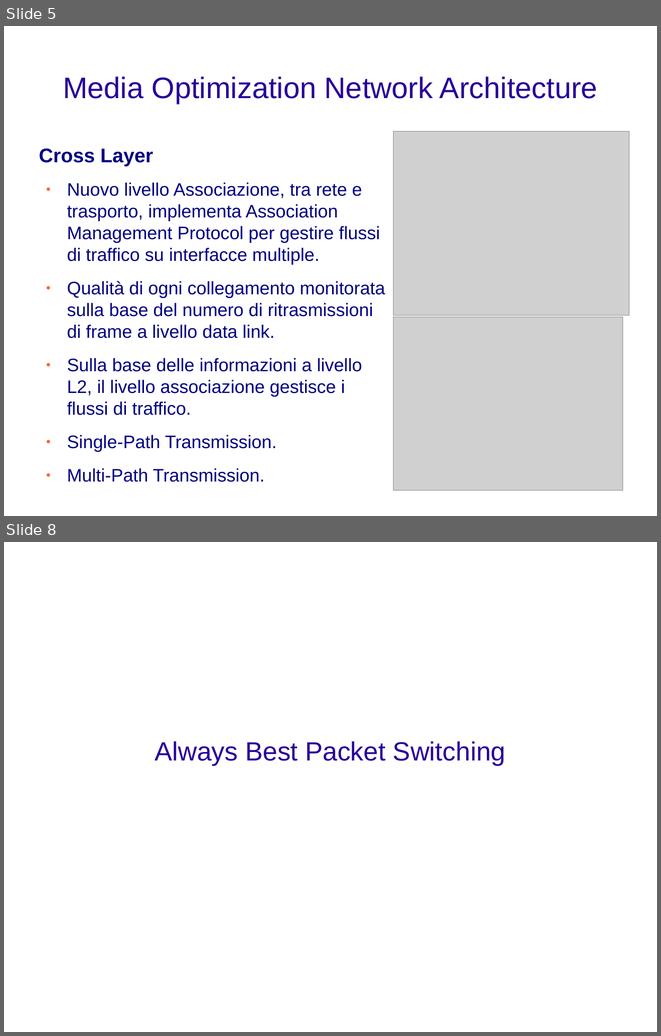
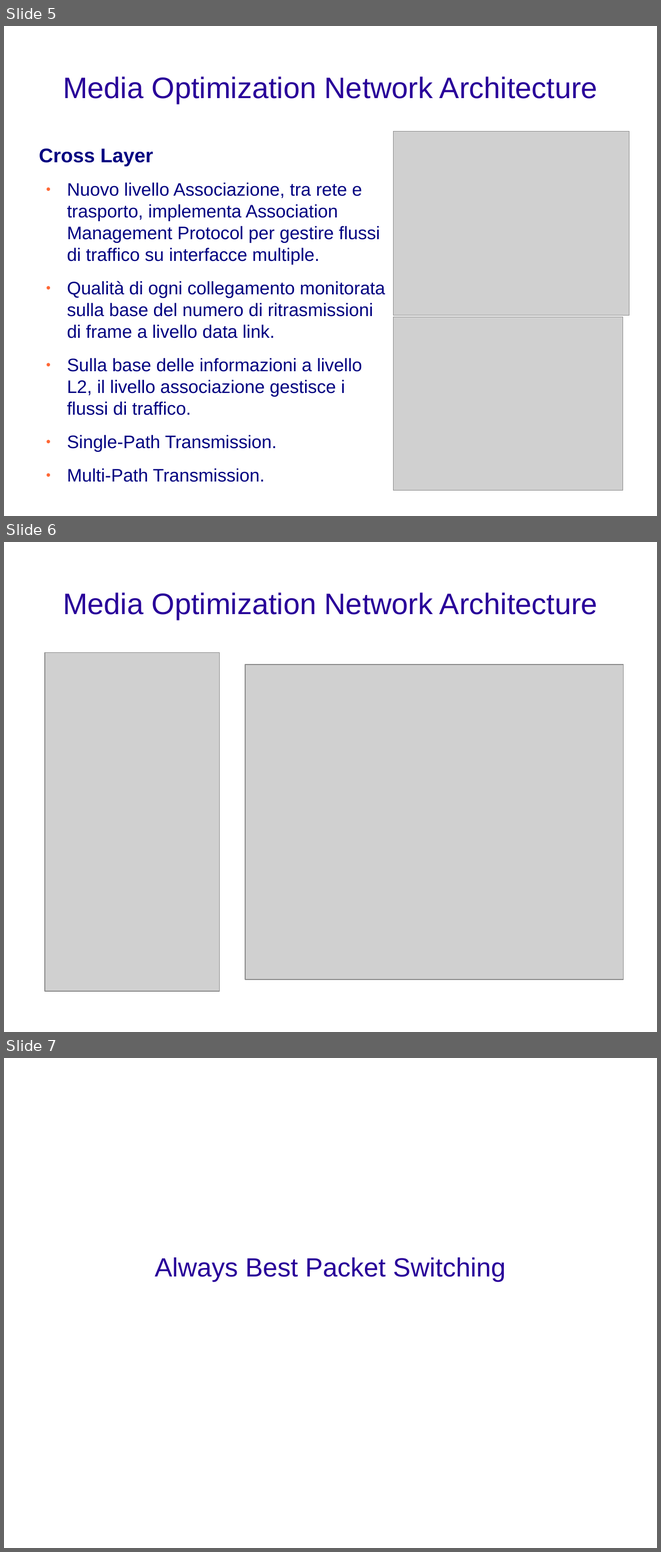
Before and after one commit to rjack/tesi-triennale, a slide deck: presentazione.odp. Shown one above the other, each under a label of ours: slides 5 and 8 before the commit, slides 5, 6 and 7 after it; the slides between them are not shown. The pictures are 661x1036 and 661x1552 pixels, drawn with LibreOffice and Linux fonts; fonts in the diff are those of the drawing; grey boxes stand for pictures; background and template pictures are left out. Boxes give left, top, right and bottom in pixels: in the first picture for what was removed or moved away, otherwise in the second. Text is boxed around its words. In the diff, an @@ line names an element or a change of style, - is before the commit and + after.

```diff
--- a/presentazione.odp
+++ b/presentazione.odp
@@ slide 6 added at bbox=[4, 542, 657, 1032], background picture (left out) @@
@@ title added at bbox=[63, 592, 598, 619], 36 pt, text #280099 @@
+Media Optimization Network Architecture
@@ picture added at bbox=[45, 653, 220, 991] @@
@@ picture added at bbox=[245, 664, 623, 979] @@
@@ what was slide 8 is now slide 7 @@
```
Also in this commit, not shown: 1 slide changed, 2 slides removed.
